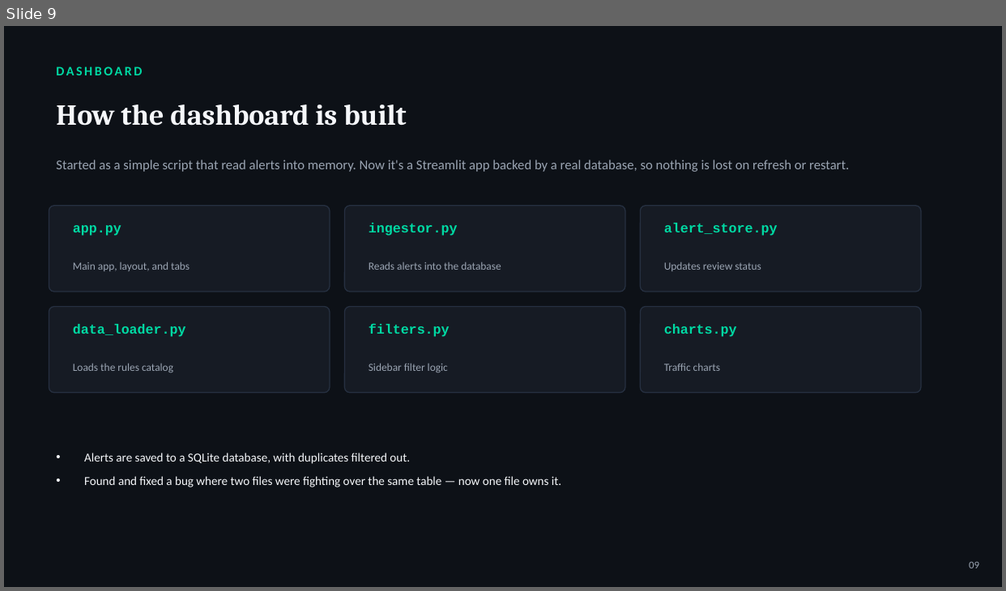
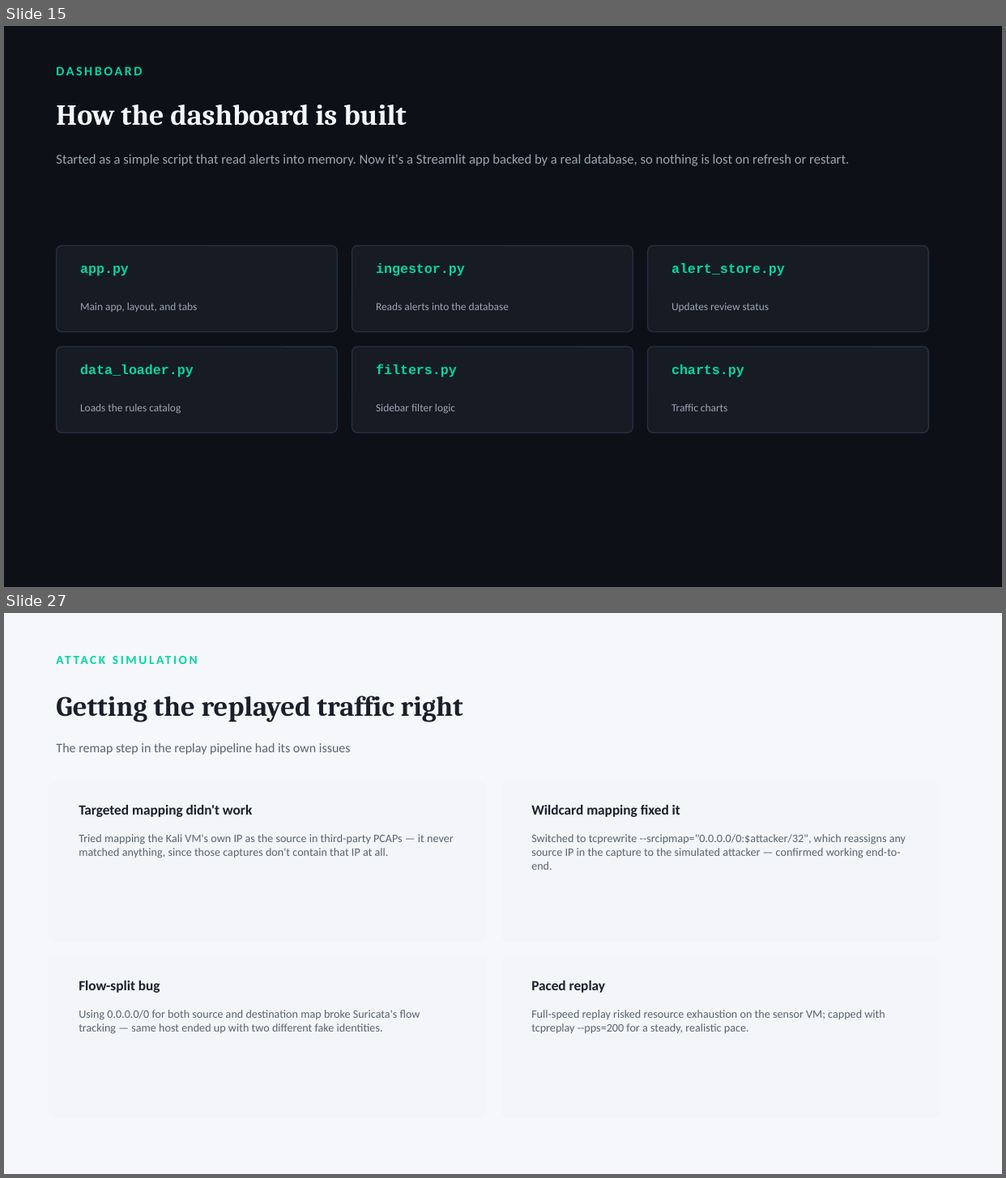
Before and after one commit to Sameeha135/suricata-ids-lab, a slide deck: 2026-08-24_to_2026-08-28_Documentation/Suricata_Project_Presentation.pptx. Shown one above the other, each under a label of ours: slide 9 before the commit, slides 15 and 27 after it; the slides between them are not shown. The pictures are 1006x591 and 1006x1178 pixels, drawn with LibreOffice and Linux fonts; fonts in the diff are those of the drawing. Boxes give left, top, right and bottom in pixels: in the first picture for what was removed or moved away, otherwise in the second. Text is boxed around its words. In the diff, an @@ line names an element or a change of style, - is before the commit and + after.

```diff
--- a/2026-08-24_to_2026-08-28_Documentation/Suricata_Project_Presentation.pptx
+++ b/2026-08-24_to_2026-08-28_Documentation/Suricata_Project_Presentation.pptx
@@ slide 27 added at (x1=4, y1=613, x2=1002, y2=1174), background #F5F7FA @@
@@ text added at (x1=49, y1=647, x2=798, y2=673), 12 pt, text #00D9A3, bold @@
+ATTACK SIMULATION
@@ text added at (x1=56, y1=696, x2=463, y2=722), 27 pt, text #1A1F2B, bold @@
+Getting the replayed traffic right
@@ text added at (x1=56, y1=743, x2=351, y2=755), 12.5 pt, text #5B6472 @@
+The remap step in the replay pipeline had its own issues
@@ rounded rectangle added at (x1=49, y1=781, x2=487, y2=943), fill #F3F5F8 @@
@@ rounded rectangle added at (x1=502, y1=781, x2=940, y2=943), fill #F3F5F8 @@
@@ text added at (x1=79, y1=805, x2=252, y2=817), 13.5 pt, text #1A1F2B, bold @@
+Targeted mapping didn't work
@@ text added at (x1=531, y1=805, x2=680, y2=817), 13.5 pt, text #1A1F2B, bold @@
+Wildcard mapping fixed it
@@ text added at (x1=79, y1=834, x2=454, y2=858), 11 pt, text #5B6472 @@
+Tried mapping the Kali VM's own IP as the source in third-party PCAPs — it never matched anything, since those captures don't contain that IP at all.
@@ text added at (x1=531, y1=834, x2=906, y2=870), 11 pt, text #5B6472 @@
+Switched to tcprewrite --srcipmap="0.0.0.0/0:$attacker/32", which reassigns any source IP in the capture to the simulated attacker — confirmed working end-to-end.
@@ rounded rectangle added at (x1=49, y1=957, x2=487, y2=1118), fill #F3F5F8 @@
@@ rounded rectangle added at (x1=502, y1=957, x2=940, y2=1118), fill #F3F5F8 @@
@@ text added at (x1=79, y1=981, x2=160, y2=993), 13.5 pt, text #1A1F2B, bold @@
+Flow-split bug
@@ text added at (x1=531, y1=981, x2=606, y2=993), 13.5 pt, text #1A1F2B, bold @@
+Paced replay
@@ text added at (x1=79, y1=1010, x2=420, y2=1034), 11 pt, text #5B6472 @@
+Using 0.0.0.0/0 for both source and destination map broke Suricata's flow tracking — same host ended up with two different fake identities.
@@ text added at (x1=531, y1=1010, x2=884, y2=1034), 11 pt, text #5B6472 @@
+Full-speed replay risked resource exhaustion on the sensor VM; capped with tcpreplay --pps=200 for a steady, realistic pace.
@@ what was slide 9 is now slide 15 @@
@@ slide 15 changed as well @@
@@ text "Started as a simple script ..." moved from (x1=56, y1=160, x2=849, y2=172) to (x1=56, y1=154, x2=849, y2=166) @@
@@ 12 texts, 6 rounded rectangles moved together from (x1=49, y1=206, x2=921, y2=393) to (x1=57, y1=246, x2=928, y2=433) @@
@@ text removed at (x1=84, y1=453, x2=561, y2=488) @@
-• Alerts are saved to a SQLite database, with duplicates filtered out.
-• Found and fixed a bug where two files were fighting over the same table — now one file owns it.
@@ text removed at (x1=969, y1=562, x2=979, y2=569) @@
-09
```
Also in this commit, not shown: 8 other slides changed, 19 other slides added, 1 slide removed, 3 other files.
